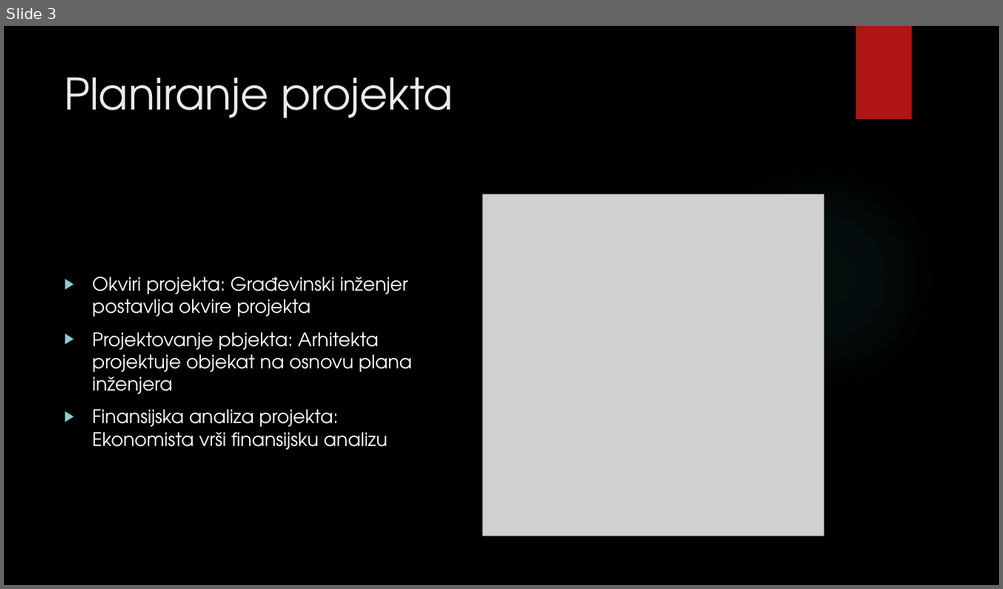
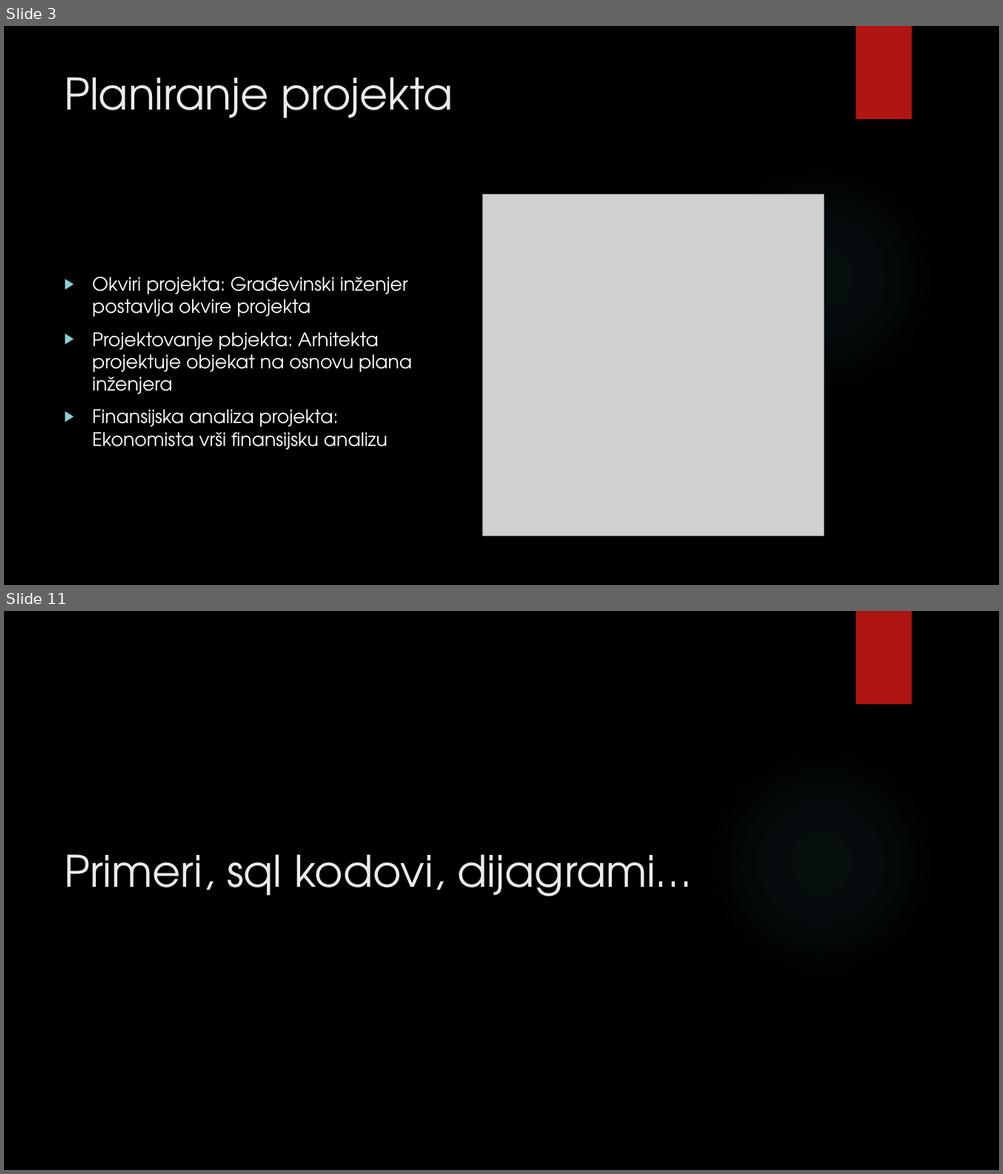
Before and after one commit to MATFPodmladak/ISGradjevinskeFirme, a slide deck: Prezentacija.pptx. Shown one above the other, each under a label of ours: slide 3 before the commit, slides 3 and 11 after it; the slides between them are not shown. The pictures are 1003x589 and 1003x1174 pixels, drawn with LibreOffice and Linux fonts; fonts in the diff are those of the drawing; grey boxes stand for pictures; background and template pictures are left out. Boxes give left, top, right and bottom in pixels: in the first picture for what was removed or moved away, otherwise in the second. Text is boxed around its words. In the diff, an @@ line names an element or a change of style, - is before the commit and + after.

```diff
--- a/Prezentacija.pptx
+++ b/Prezentacija.pptx
@@ slide 11 added at bbox=[4, 611, 999, 1170], background picture (left out); not listed: 2 template elements that a slide beside it also shows @@
@@ title added at bbox=[64, 854, 691, 897], 42 pt, text #EBEBEB @@
+Primeri, sql kodovi, dijagrami…
```
Also in this commit, not shown: 1 slide changed, 9 other slides added, 1 slide removed, 2 other files.
